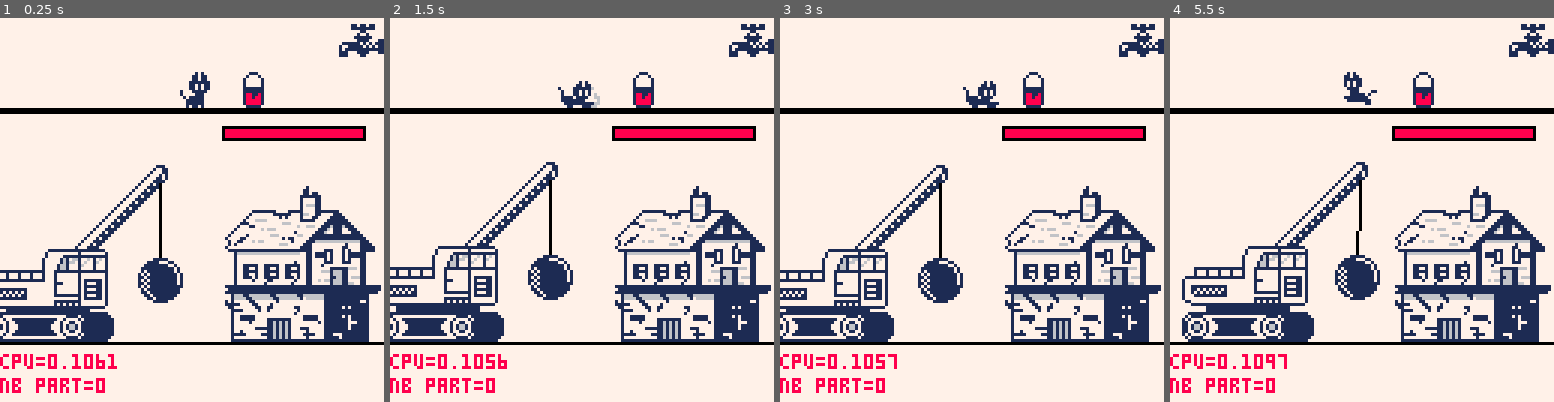
Above: before the commit, frames 1-4 (left to right).
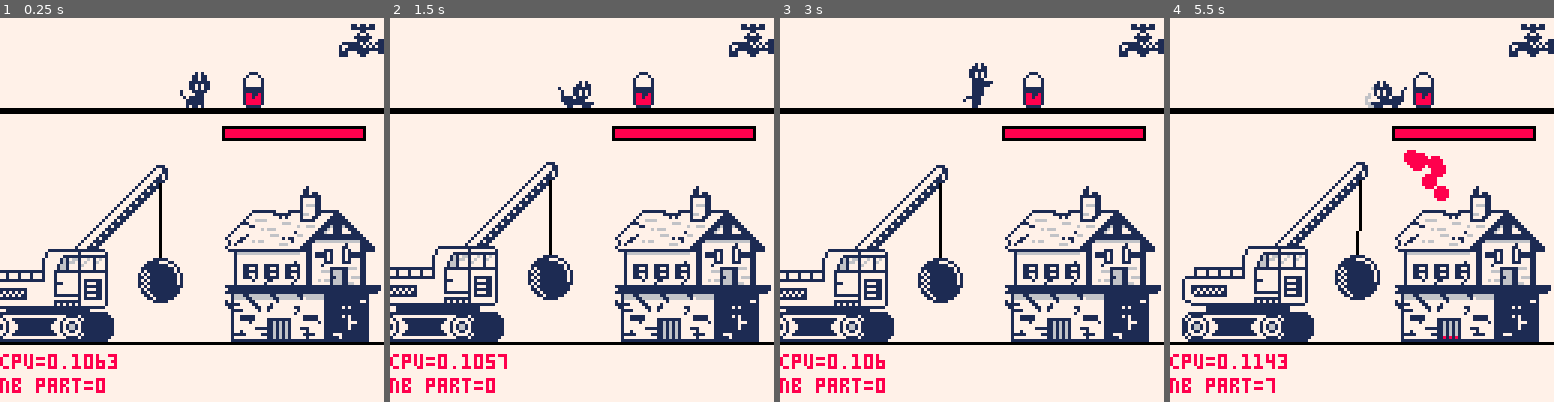
Above: after the commit, the same moments.

Repository: Arche-san/retrocat
Game: PICO-8 cartridge retrocat.p8
Two runs of this game, one before a commit and one after it. Both use one fixed random seed, a clock stepped at 60 frames per second and the inputs below.
Inputs:
- Up to frame 1 (0.25 s): no input
- Up to frame 2 (1.5 s): tap X (X key) at 0.33, 1.07 s; tap O (Z key) at 0.7 s
- Up to frame 3 (3 s): hold Right 1.6-2.1 s; tap O (Z key) every 0.4 s from 1.7 to 2.9 s; tap X (X key) at 1.85, 2.97 s; hold Right from 2.47 s (still down)
- Up to frame 4 (5.5 s): release Right at 3.03 s; hold Left 3.08-3.58 s; tap O (Z key) every 0.4 s from 3.3 to 5.3 s; hold Right 4.02-4.68 s; tap X (X key) at 4.08, 5.2 s; hold Left from 5.08 s (still down)

The runs differ from the first frame. In frame 1, less than 0.1% of the frame differs, in the area x 28-31%, y 87-91%; in frame 2, 0.1%; in frame 3, 0.5%; in frame 4, 1.5%, in the area x 21-90%, y 14-98%.

Commit message:
Cat charge (push bucket further)

Diff:
--- a/retrocat.p8
+++ b/retrocat.p8
@@ -10,11 +10,13 @@
 rock_push_time = 15
 rock_damage = 10
 
+cat_charge_full_duration = 30
 cat_push_range = 10
-cat_hpush_freeze = 32
-cat_vpush_freeze = 32
-
-bucket_push_force = 1.5
+cat_hpush_freeze = 24
+cat_vpush_freeze = 24
+
+bucket_push_force_min = 1
+bucket_push_force_max = 2
 bucket_push_time = 15
 bucket_shake_time = 15
 bucket_paint_capacity_max = 10
@@ -78,13 +80,20 @@
   anims = {
    idle = {5},
    walk = {7,9,11,13},
-   push = {32,34,36,38,40},
+   push_charge = {32},
+   push_release = {34,36,38,40},
   },
   anim_name = "idle",
   anim_index = 1,
   anim_frame = 0,
   push_type = 0,
-  push_countdown = 1
+  push_countdown = 1,
+  charging = false,
+  charge_type = 0,
+  charge_ratio = 0,
+  charge_timer = 0,
+  charge_blink = false,
+  charge_blink_timer = 0,
  }
 end
 
@@ -92,32 +101,70 @@
 	c.freeze -= 1
  if c.freeze <= 0 then
   -- move
-  if btn(1) then
-   c.x += 0.5
-   c.spr_flip = false
-   cat_setanim(c, "walk")
-  elseif btn(0) then
-   c.x -= 0.5
-   c.spr_flip = true
-   cat_setanim(c, "walk")
+  if not c.charging then
+   if btn(1) then
+    c.x += 0.5
+    c.spr_flip = false
+    cat_setanim(c, "walk")
+   elseif btn(0) then
+    c.x -= 0.5
+    c.spr_flip = true
+    cat_setanim(c, "walk")
+   else
+    cat_setanim(c, "idle")
+   end
+  end
+
+  -- hpush
+  if c.charging then
+   if c.charge_timer < cat_charge_full_duration then
+    c.charge_timer += 1
+    if c.charge_timer >= cat_charge_full_duration then
+     c.charge_ratio = 1
+     c.charge_blink = true
+     c.charge_blink_timer = 0
+    end
+   end
+
+   if c.charge_type == 1 and not btn(5) then
+    cat_setanim(c, "push_release")
+    c.push_type = 1
+    c.push_countdown = 16
+    c.freeze = cat_hpush_freeze
+    c.charging = false
+   end
+
+   if c.charge_type == 2 and not btn(4) then
+    cat_setanim(c, "push_release")
+    c.push_type = 2
+    c.push_countdown = 16
+    c.freeze = cat_vpush_freeze
+    c.charging = false
+   end
   else
-   cat_setanim(c, "idle")
-  end
-
-  -- hpush
-  if btnp(5) then
-   cat_setanim(c, "push")
-   c.push_type = 1
-   c.push_countdown = 16
-   c.freeze = cat_hpush_freeze
-  end
-
-  -- vpush
-  if btnp(4) then
-   cat_setanim(c, "push")
-   c.push_type = 2
-   c.push_countdown = 16
-   c.freeze = cat_vpush_freeze
+   if btn(5) then
+    cat_setanim(c, "push_charge")
+    c.charge_type = 1
+    c.charge_ratio = 0
+    c.charge_timer = 0
+    c.charging = true
+   end
+
+   if btn(4) then
+    cat_setanim(c, "push_charge")
+    c.charge_type = 2
+    c.charge_ratio = 0
+    c.charge_timer = 0
+    c.charging = true
+   end
+  end
+ end
+
+ -- charge blink
+ if c.charge_blink then
+  c.charge_blink_timer += 1
+  if c.charge_blink_timer >= 20 then
+   c.charge_blink = false
   end
  end
 
@@ -158,7 +205,7 @@
   if rock != nil then
    rock_push(rock, push_dir)
   elseif is_cat_near_bucket() then
-   bucket_push(bucket, push_dir)
+   bucket_push(bucket, push_dir, c.charge_ratio)
   end
  elseif c.push_type == 2 then
   local rock = rocks_getclosest(c.x, cat_push_range)
@@ -171,13 +218,18 @@
 end
 
 function cat_draw(c)
- if c.anim_name == "push" and c.push_type == 2 then
+ if c.anim_name == "push_release" and c.push_type == 2 then
   pal(6,8)
+ end
+
+ if c.charge_blink then
+  pal(1,8)
  end
 
  local anim = c.anims[c.anim_name]
  spr(anim[c.anim_index], c.x - 8, c.y - 16, 2, 2, c.spr_flip)
 
+ pal(1,1)
  pal(6,6)
 end
 
@@ -543,7 +595,8 @@
   x = 85,
   state = 0,
   state_time = 0,
-  paint_capacity = bucket_paint_capacity_max
+  paint_capacity = bucket_paint_capacity_max,
+  push_force,
  }
 end
 
@@ -553,7 +606,7 @@
  b.state_time += 1
 
  if state == bucket_state_push then
-  b.x += b.push_dir * bucket_push_force
+  b.x += b.push_dir * b.push_force
   if(b.state_time >= bucket_push_time) b.state = 0
  elseif state == bucket_state_push then
   if(b.state_time >= bucket_shake_time) b.state = 0
@@ -575,8 +628,9 @@
  spr(42, b.x-4, scaffolding_y-16, 1, 2)
 end
 
-function bucket_push(b, dir)
+function bucket_push(b, dir, force_ratio)
  b.push_dir = dir
+ b.push_force = bucket_push_force_min + (bucket_push_force_max - bucket_push_force_min) * force_ratio
  b.state = bucket_state_push
  b.state_time = 0
 end
